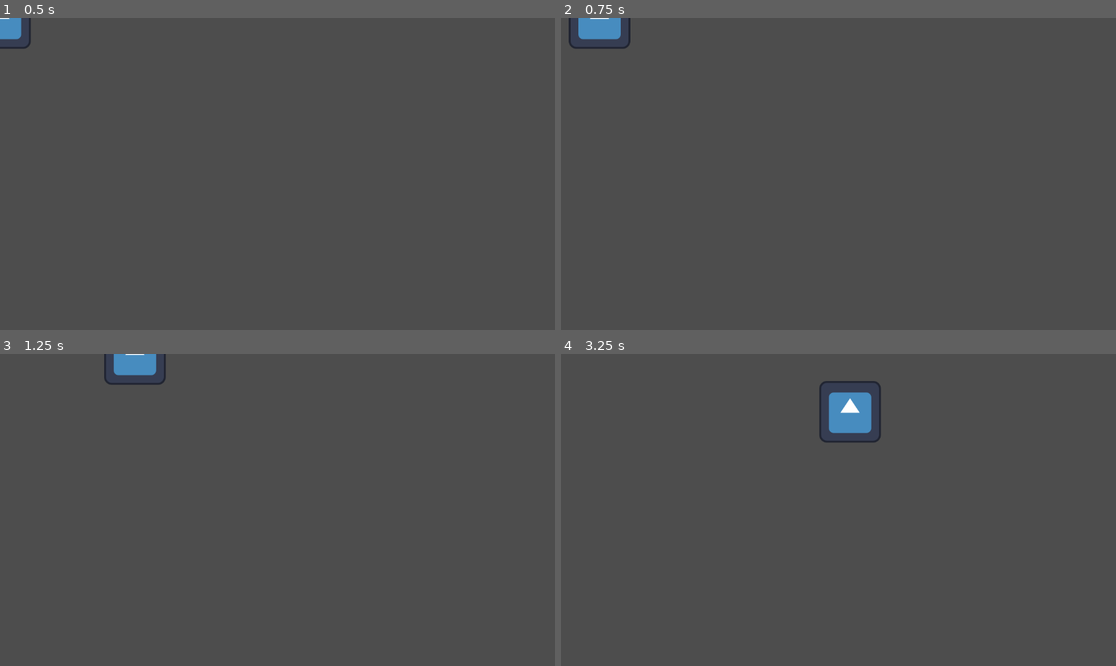
Above: before the commit, frames 1-4 (two rows, left to right).
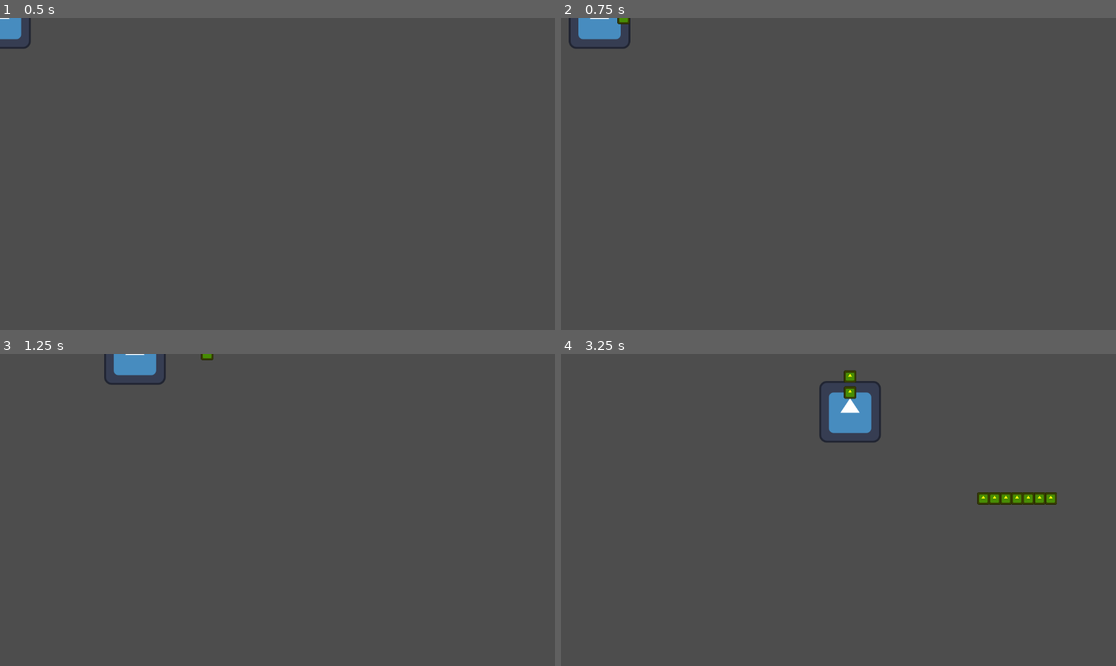
Above: after the commit, the same moments.

Repository: Matijasa/Swarm
Game: Godot game, scene res://Main.tscn
Same seed, same stepped clock (60 frames per second), same inputs: the game is played once before the commit and once after it. The engine's default icon, where the game draws it, is replaced by a stand-in: a white triangle on a blue panel in a dark square.
Inputs:
- Up to frame 1 (0.5 s): no input
- Up to frame 2 (0.75 s): tap Enter (ui_accept) at 0.5 s; hold Right (ui_right) from 0.53 s (still down); hold Enter (ui_accept) from 0.53 s (still down)
- Up to frame 3 (1.25 s): keep holding Right (ui_right); keep holding Enter (ui_accept)
- Up to frame 4 (3.25 s): release Right (ui_right) at 1.28 s; release Enter (ui_accept) at 1.28 s; hold Down (ui_down) 1.28-2.03 s; tap Enter (ui_accept) at 1.35, 1.52, 1.82, 2.85, 3.02 s; hold Right (ui_right) 2.03-2.78 s; hold Enter (ui_accept) 2.03-2.78 s; hold Up (ui_up) from 2.78 s (still down)

Frame 1 is identical in both runs. In frame 2, less than 0.1% of the frame differs, in the area x 10-13%, y 0-3%; in frame 3, less than 0.1%; in frame 4, 0.8%, in the area x 50-90%, y 5-49%.

Commit message:
Implement player shooting with WeaponSystem

Diff:
--- /dev/null
+++ b/Components/WeaponComponent.gd
@@ -0,0 +1,10 @@
+class_name WeaponComponent
+extends Resource
+
+# Data: What do we shoot?
+@export var bullet_scene: PackedScene
+@export var fire_rate: float = 0.1
+@export var damage: float = 10.0
+
+# Data: Dynamic State
+var cooldown_timer: float = 0.0
--- a/Entities/Player.tscn
+++ b/Entities/Player.tscn
@@ -6,7 +6,7 @@
 [sub_resource type="RectangleShape2D" id="RectangleShape2D_e80uo"]
 size = Vector2(119, 123)
 
-[node name="Node2D" type="CharacterBody2D" groups=["player"]]
+[node name="Player" type="CharacterBody2D" groups=["player"]]
 script = ExtResource("1_kpjcp")
 
 [node name="CollisionShape2D" type="CollisionShape2D" parent="."]
--- /dev/null
+++ b/Entities/Projectiles/Bullet.gd
@@ -0,0 +1,11 @@
+extends Area2D
+
+var direction: Vector2 = Vector2.RIGHT
+var speed: float = 600.0
+
+func _physics_process(delta):
+	position += direction * speed * delta
+
+# Cleanup if it flies off screen (optimization)
+func _on_visible_on_screen_notifier_2d_screen_exited():
+	queue_free()
--- /dev/null
+++ b/Entities/Projectiles/Bullet.tscn
@@ -0,0 +1,18 @@
+[gd_scene load_steps=4 format=3 uid="uid://dvjgok1rwt7l2"]
+
+[ext_resource type="Script" uid="uid://dx3qt1ruurla0" path="res://Entities/Projectiles/Bullet.gd" id="1_v51nb"]
+[ext_resource type="Texture2D" uid="uid://l2w4kd4lu4ej" path="res://icon.svg" id="2_juw3s"]
+
+[sub_resource type="CircleShape2D" id="CircleShape2D_o7icm"]
+radius = 13.038404
+
+[node name="Bullet" type="Area2D"]
+script = ExtResource("1_v51nb")
+
+[node name="Sprite2D" type="Sprite2D" parent="."]
+modulate = Color(1, 1, 0.023529412, 1)
+scale = Vector2(0.2, 0.2)
+texture = ExtResource("2_juw3s")
+
+[node name="CollisionShape2D" type="CollisionShape2D" parent="."]
+shape = SubResource("CircleShape2D_o7icm")
--- a/Player.gd
+++ b/Player.gd
@@ -1,6 +1,10 @@
-class_name PlayerEntity # Optional, helps finding it later
+class_name PlayerEntity
 extends CharacterBody2D
 
-# The Player HAS A component.
-# We create a new instance of the data container here.
-var input_component: PlayerInputComponent = PlayerInputComponent.new()
+# Components
+var input_component = PlayerInputComponent.new()
+var weapon_component = WeaponComponent.new()
+
+func _ready():
+	# Load the bullet blueprint into the component
+	weapon_component.bullet_scene = load("res://Entities/Projectiles/Bullet.tscn")
--- /dev/null
+++ b/Systems/WeaponSystem.gd
@@ -0,0 +1,39 @@
+extends Node
+
+func _process(delta):
+	# 1. FIND PLAYER
+	var player = get_tree().get_first_node_in_group("player")
+	if not player: return
+
+	# Get the data
+	var weapon = player.weapon_component
+	var input = player.input_component # We need this to know direction!
+
+	# 2. MANAGE COOLDOWN
+	if weapon.cooldown_timer > 0:
+		weapon.cooldown_timer -= delta
+
+	# 3. CHECK INPUT & FIRE
+	# "ui_accept" is Spacebar by default
+	if Input.is_action_pressed("ui_accept"):
+		if weapon.cooldown_timer <= 0:
+			fire(player, weapon, input.input_direction)
+
+func fire(player_node, weapon_data, aim_direction):
+	# Reset cooldown
+	weapon_data.cooldown_timer = weapon_data.fire_rate
+
+	# Spawn Bullet
+	var bullet = weapon_data.bullet_scene.instantiate()
+
+	# Set Position (Start at player center)
+	bullet.global_position = player_node.global_position
+
+	# Set Direction (If moving, shoot that way. If standing still, shoot Right)
+	if aim_direction != Vector2.ZERO:
+		bullet.direction = aim_direction
+	else:
+		bullet.direction = Vector2.RIGHT
+
+	# Add to the Scene
+	get_tree().current_scene.add_child(bullet)
--- a/project.godot
+++ b/project.godot
@@ -18,6 +18,7 @@
 [autoload]
 
 PlayerInputSystem="*res://Systems/PlayerInputSystem.gd"
+WeaponSystem="*res://Systems/WeaponSystem.gd"
 
 [global_group]
 
Not shown, added: Components/WeaponComponent.gd.uid
Not shown, added: Entities/Projectiles/Bullet.gd.uid
Not shown, added: Systems/WeaponSystem.gd.uid
